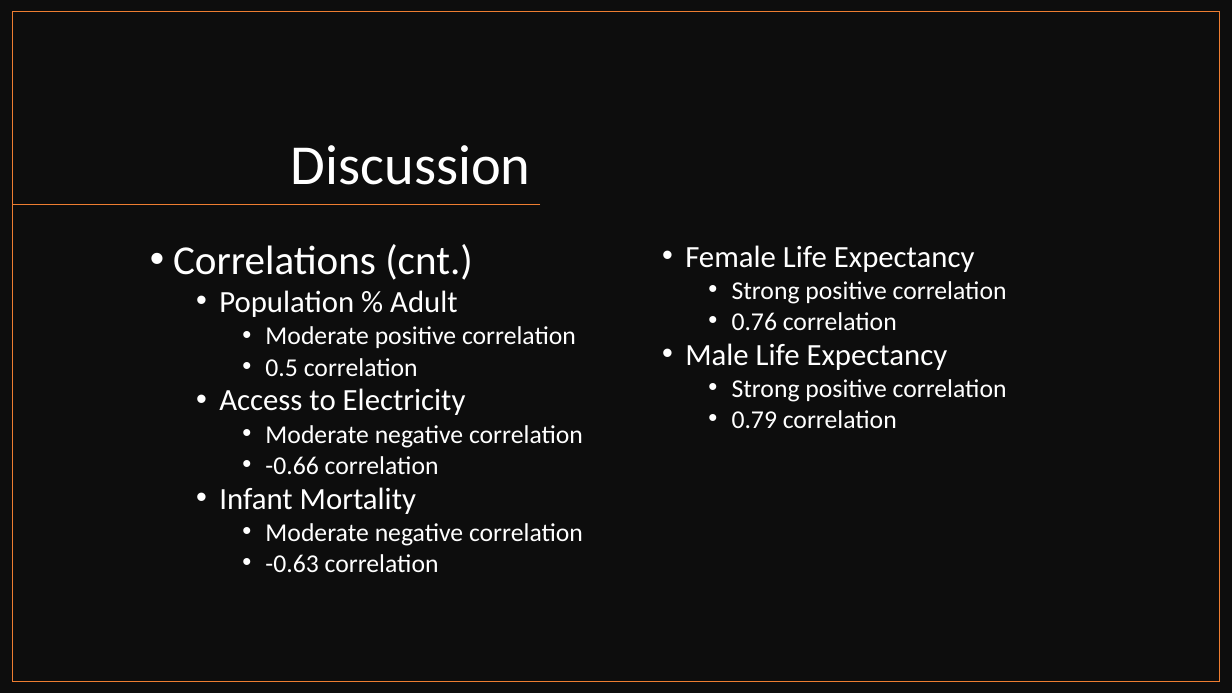
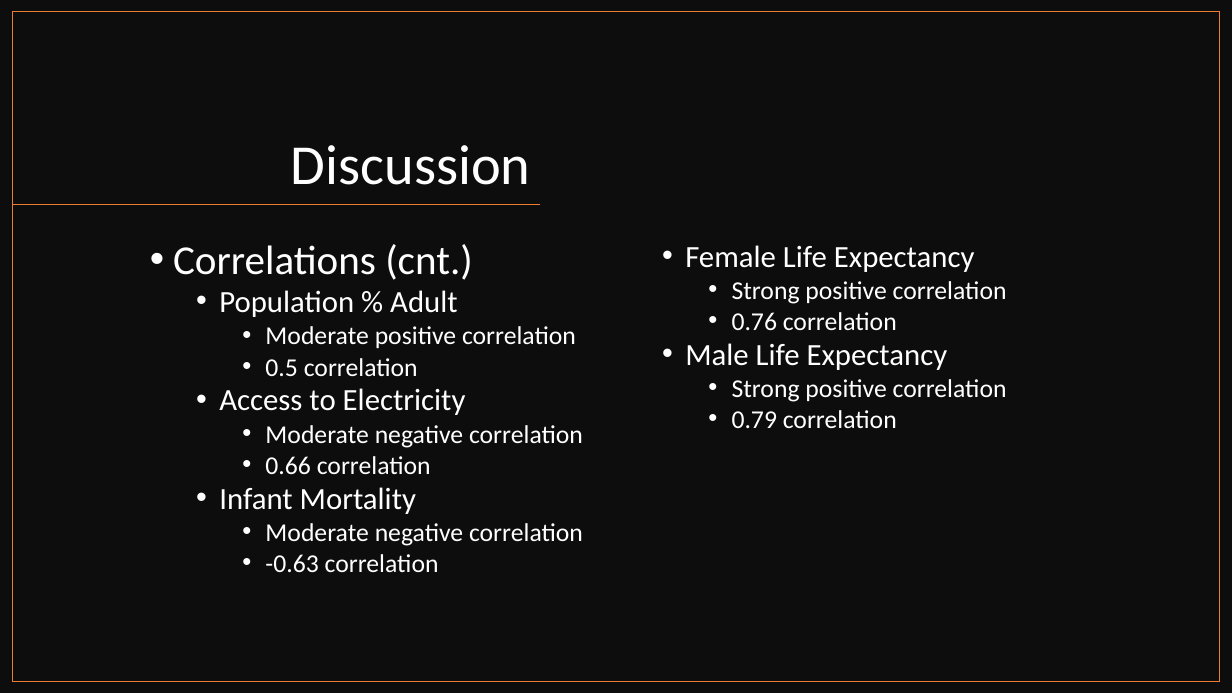
Before and after one commit to patpetrus/project-1-group-5, a slide deck: slide 25 of group5_presentation.pptx. Drawn at 1232x693 pixels with LibreOffice and Linux fonts; fonts in the diff are those of the drawing. Boxes give left, top, right and bottom in pixels: in the first picture for what was removed or moved away, otherwise in the second. Text is boxed around its words. In the diff, an @@ line names an element or a change of style, - is before the commit and + after.

Commit message:
use this one!

```diff
--- a/group5_presentation.pptx
+++ b/group5_presentation.pptx
@@ text at (265, 456, 431, 474): text changed @@
-    • -0.66 correlation
+    • 0.66 correlation
```
